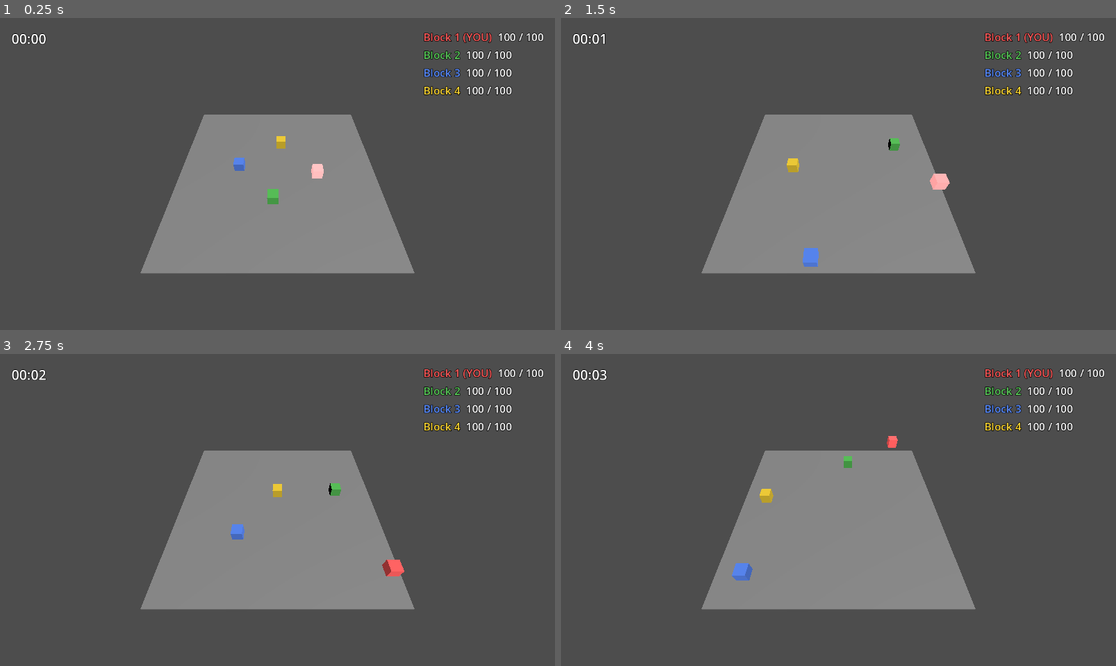
Above: before the commit, frames 1-4 (two rows, left to right).
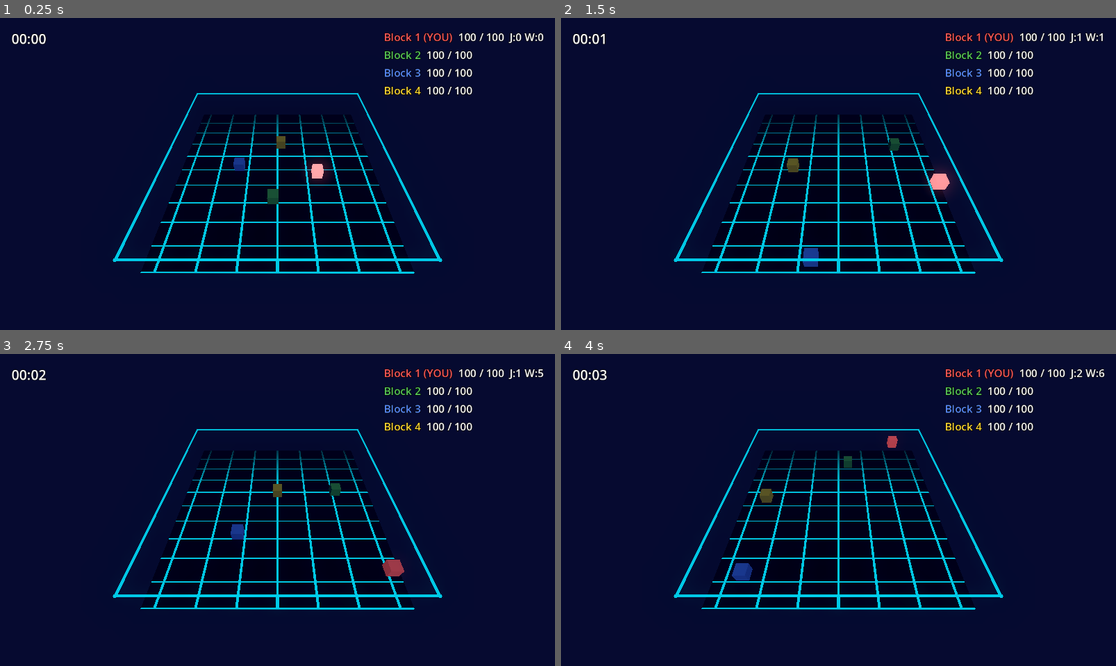
Above: after the commit, the same moments.

Repository: dsarno/save-system-godot-claude
Game: Godot game, scene res://game/game_main.tscn
Two runs of this game, one before a commit and one after it. Both use one fixed random seed, a clock stepped at 60 frames per second and the inputs below.
Inputs:
- Up to frame 1 (0.25 s): no input
- Up to frame 2 (1.5 s): hold D (move_right) 0.53-1.28 s; tap Space (jump) at 0.6, 0.77, 1.07, 1.35 s; hold S (move_back) from 1.28 s (still down)
- Up to frame 3 (2.75 s): tap Space (jump) at 1.52, 1.82, 2.1 s; release S (move_back) at 2.03 s; hold D (move_right) from 2.03 s (still down)
- Up to frame 4 (4 s): release D (move_right) at 2.78 s; hold W (move_forward) 2.78-3.53 s; tap Space (jump) at 2.85, 3.02, 3.32, 3.6, 3.77 s; hold A (move_left) from 3.53 s (still down)

The runs differ from the first frame. In frame 1, 100% of the frame differs, in the area x 0-100%, y 0-100%; in frame 2, 100%; in frame 3, 100%; in frame 4, 100%.

Commit message:
feat: Tron grid floor + jumps/walls stats + simplify pass
Tron background
- ShaderMaterial on the floor (game/tron_grid.gdshader): dark navy base
  with emissive cyan grid lines, distance fade toward edges
- Cyan neon rails along the top edge of each wall (wall_material.tres)
- WorldEnvironment with night preset, glow enabled, subtle cyan fog
- Dimmed directional light (0.25 energy, slightly blue) for moody vibe

Save-extensibility demo
- Block now tracks jumps and walls_bumped, persisted via save_data
- Old saves without these keys load with 0 defaults (schema-compat)
- HUD surfaces player-only "J:N W:M" on the player row
- Walls StaticBody3D joined the "wall" group so Block.body_entered
  can distinguish them from other blocks

Simplify (from /simplify review)
- Hoisted inner FakeSaveable to tests/fake_saveable.gd; 5 suites share
  it. DefaultingSaveable subclass kept in the schema-compat suite
  because its load_data semantics differ
- Renamed load_arg to loaded across tests for naming consistency
- Replaced 5 tests private pokes with new public
  SaveSystem.clear_registered() method
- SlotMenu rows wrapped in a ScrollContainer so tall slot lists
  scroll instead of clipping off the bottom of the panel

Co-Authored-By: Claude Opus 4.7 (1M context) <noreply@anthropic.com>

Diff:
--- a/game/arena.tscn
+++ b/game/arena.tscn
@@ -2,6 +2,8 @@
 
 [ext_resource type="Script" uid="uid://23fa1dl5m40e" path="res://game/arena.gd" id="1_lqfih"]
 [ext_resource type="PhysicsMaterial" uid="uid://b02vyclcmlsv4" path="res://game/slick.tres" id="2_l8ka0"]
+[ext_resource type="Material" uid="uid://dqq4x0ho1jgwq" path="res://game/floor_material.tres" id="3_tmngc"]
+[ext_resource type="Material" uid="uid://b38h3w4oc0o6w" path="res://game/wall_material.tres" id="4_y5byq"]
 
 [sub_resource type="BoxMesh" id="BoxMesh_l8ka0"]
 size = Vector3(20, 0.2, 20)
@@ -21,11 +23,35 @@
 [sub_resource type="BoxShape3D" id="BoxShape3D_pvdjw"]
 size = Vector3(0.5, 3, 20)
 
+[sub_resource type="Environment" id="Environment_3hi6g"]
+background_color = Color(0.015686275, 0.023529412, 0.101960786, 1)
+ambient_light_source = 3
+ambient_light_color = Color(0.16470589, 0.20784314, 0.4392157, 1)
+ambient_light_energy = 0.6
+glow_enabled = true
+glow_intensity = 1.0
+glow_strength = 1.4
+glow_bloom = 0.2
+glow_hdr_threshold = 0.9
+fog_enabled = true
+fog_light_color = Color(0.039215688, 0.050980393, 0.16470589, 1)
+fog_density = 0.015
+fog_height = 1.0
+fog_height_density = 0.05
+
+[sub_resource type="BoxMesh" id="BoxMesh_pvdjw"]
+size = Vector3(20.2, 0.12, 0.12)
+
+[sub_resource type="BoxMesh" id="BoxMesh_yql31"]
+size = Vector3(0.12, 0.12, 20.2)
+
 [node name="Arena" type="Node3D" unique_id=89295594]
 script = ExtResource("1_lqfih")
 
 [node name="Sun" type="DirectionalLight3D" parent="." unique_id=1956994223]
 transform = Transform3D(0.76604444, -0.52654076, 0.3686878, 0, 0.57357645, 0.81915206, -0.6427876, -0.62750685, 0.43938506, 0, 0, 0)
+light_color = Color(0.7764706, 0.8392157, 1, 1)
+light_energy = 0.25
 
 [node name="Camera" type="Camera3D" parent="." unique_id=1609244704]
 transform = Transform3D(1, 0, 0, 0, 0.64278764, 0.76604444, 0, -0.76604444, 0.64278764, 0, 16, 14)
@@ -36,12 +62,13 @@
 physics_material_override = ExtResource("2_l8ka0")
 
 [node name="Mesh" type="MeshInstance3D" parent="Floor" unique_id=400711950]
+material_override = ExtResource("3_tmngc")
 mesh = SubResource("BoxMesh_l8ka0")
 
 [node name="Collision" type="CollisionShape3D" parent="Floor" unique_id=1925154930]
 shape = SubResource("BoxShape3D_220v0")
 
-[node name="Walls" type="StaticBody3D" parent="." unique_id=1305204302]
+[node name="Walls" type="StaticBody3D" parent="." unique_id=1305204302 groups=["wall"]]
 
 [node name="North" type="CollisionShape3D" parent="Walls" unique_id=1464124533]
 transform = Transform3D(1, 0, 0, 0, 1, 0, 0, 0, 1, 0, 1.5, -10)
@@ -60,3 +87,28 @@
 shape = SubResource("BoxShape3D_pvdjw")
 
 [node name="Blocks" type="Node3D" parent="." unique_id=677281335]
+
+[node name="World" type="WorldEnvironment" parent="." unique_id=1782524638]
+environment = SubResource("Environment_3hi6g")
+
+[node name="Rails" type="Node3D" parent="." unique_id=1810937347]
+
+[node name="RailN" type="MeshInstance3D" parent="Rails" unique_id=1875351848]
+transform = Transform3D(1, 0, 0, 0, 1, 0, 0, 0, 1, 0, 3, -10)
+material_override = ExtResource("4_y5byq")
+mesh = SubResource("BoxMesh_pvdjw")
+
+[node name="RailS" type="MeshInstance3D" parent="Rails" unique_id=1592139816]
+transform = Transform3D(1, 0, 0, 0, 1, 0, 0, 0, 1, 0, 3, 10)
+material_override = ExtResource("4_y5byq")
+mesh = SubResource("BoxMesh_pvdjw")
+
+[node name="RailE" type="MeshInstance3D" parent="Rails" unique_id=1880650987]
+transform = Transform3D(1, 0, 0, 0, 1, 0, 0, 0, 1, 10, 3, 0)
+material_override = ExtResource("4_y5byq")
+mesh = SubResource("BoxMesh_yql31")
+
+[node name="RailW" type="MeshInstance3D" parent="Rails" unique_id=867833487]
+transform = Transform3D(1, 0, 0, 0, 1, 0, 0, 0, 1, -10, 3, 0)
+material_override = ExtResource("4_y5byq")
+mesh = SubResource("BoxMesh_yql31")
--- a/game/block.gd
+++ b/game/block.gd
@@ -18,6 +18,12 @@
 ## When true, this block is driven by player input (WASD + Space) instead of
 ## the wander AI. Saved so reloads restore which block the player controls.
 @export var is_player: bool = false
+
+## Gameplay stats — demonstrate the save-system's extensibility. Both
+## persist through save/load; old saves lacking these keys default to 0
+## via load_data's `.get(key, default)` pattern.
+var jumps: int = 0
+var walls_bumped: int = 0
 
 ## Minimum relative impact speed before damage applies. Below this the blocks
 ## just bump harmlessly.
@@ -94,6 +100,7 @@
 		apply_central_force(force)
 	if Input.is_action_just_pressed("jump") and _is_on_ground():
 		apply_central_impulse(Vector3(0, jump_impulse, 0))
+		jumps += 1
 
 
 ## Treat the block as grounded if its Y velocity is basically zero and it's
@@ -113,6 +120,9 @@
 
 func _on_body_entered(other: Node) -> void:
 	if not alive:
+		return
+	if other.is_in_group("wall"):
+		walls_bumped += 1
 		return
 	if not (other is Block):
 		return
@@ -184,6 +194,8 @@
 		"name": block_name,
 		"alive": alive,
 		"is_player": is_player,
+		"jumps": jumps,
+		"walls_bumped": walls_bumped,
 		"pos": [global_position.x, global_position.y, global_position.z],
 		"rot": [rotation.x, rotation.y, rotation.z],
 		"lv": [linear_velocity.x, linear_velocity.y, linear_velocity.z],
@@ -200,6 +212,8 @@
 	block_name = String(d.get("name", ""))
 	alive = bool(d.get("alive", true))
 	is_player = bool(d.get("is_player", false))
+	jumps = int(d.get("jumps", 0))
+	walls_bumped = int(d.get("walls_bumped", 0))
 
 	var p: Array = d.get("pos", [0.0, 0.5, 0.0])
 	var r: Array = d.get("rot", [0.0, 0.0, 0.0])
--- /dev/null
+++ b/game/floor_material.tres
@@ -0,0 +1,14 @@
+[gd_resource type="ShaderMaterial" format=3 uid="uid://dqq4x0ho1jgwq"]
+
+[ext_resource type="Shader" uid="uid://wsdneryqqn3s" path="res://game/tron_grid.gdshader" id="1_2urvh"]
+
+[resource]
+render_priority = 0
+shader = ExtResource("1_2urvh")
+shader_parameter/bg_color = Color(0.015, 0.02, 0.05, 1)
+shader_parameter/line_color = Color(0, 0.88, 1, 1)
+shader_parameter/cell_size = 1.0
+shader_parameter/line_thickness = 0.035
+shader_parameter/emission_strength = 2.2
+shader_parameter/fade_start = 6.0
+shader_parameter/fade_end = 12.0
--- a/game/hud.gd
+++ b/game/hud.gd
@@ -50,7 +50,12 @@
 			name_label.add_theme_color_override("font_color", b.block_color)
 		if hp_label != null:
 			if b.alive:
-				hp_label.text = "%d / %d" % [b.hp, b.max_hp]
+				var suffix := ""
+				if b.is_player:
+					# Surface player-only stats — demonstrates that the save
+					# system preserves arbitrary fields added to Block.
+					suffix = "  J:%d W:%d" % [b.jumps, b.walls_bumped]
+				hp_label.text = "%d / %d%s" % [b.hp, b.max_hp, suffix]
 			else:
 				hp_label.text = "DEAD"
 
--- a/game/slot_menu.gd
+++ b/game/slot_menu.gd
@@ -8,7 +8,7 @@
 
 const SLOT_IDS: Array[int] = [1, 2, 3, 4, 5]
 
-@onready var _rows: VBoxContainer = $Panel/Margin/VBox/Rows
+@onready var _rows: VBoxContainer = $Panel/Margin/VBox/RowsScroll/Rows
 @onready var _close_btn: Button = $Panel/Margin/VBox/Footer/CloseBtn
 @onready var _new_game_btn: Button = $Panel/Margin/VBox/Footer/NewGameBtn
 
--- a/game/slot_menu.tscn
+++ b/game/slot_menu.tscn
@@ -46,8 +46,14 @@
 text = "Save Slots"
 horizontal_alignment = 1
 
-[node name="Rows" type="VBoxContainer" parent="Panel/Margin/VBox" unique_id=1933195411]
+[node name="RowsScroll" type="ScrollContainer" parent="Panel/Margin/VBox" unique_id=282146076]
+custom_minimum_size = Vector2(0, 280)
 layout_mode = 2
+size_flags_vertical = 3
+
+[node name="Rows" type="VBoxContainer" parent="Panel/Margin/VBox/RowsScroll" unique_id=1933195411]
+layout_mode = 2
+size_flags_horizontal = 3
 size_flags_vertical = 3
 theme_override_constants/separation = 10
 
--- /dev/null
+++ b/game/tron_grid.gdshader
@@ -0,0 +1,29 @@
+// Tron-style grid floor shader. Renders a dark base with glowing
+// cyan lines on each unit boundary, plus emissive highlight on the
+// block directly under the camera so the floor reads "electric".
+shader_type spatial;
+render_mode unshaded, cull_back, depth_draw_opaque;
+
+uniform vec4 bg_color : source_color = vec4(0.015, 0.020, 0.050, 1.0);
+uniform vec4 line_color : source_color = vec4(0.0, 0.88, 1.0, 1.0);
+uniform float cell_size : hint_range(0.1, 10.0) = 1.0;
+uniform float line_thickness : hint_range(0.005, 0.25) = 0.035;
+uniform float emission_strength : hint_range(0.0, 8.0) = 2.2;
+uniform float fade_start : hint_range(0.0, 30.0) = 6.0;
+uniform float fade_end : hint_range(0.0, 30.0) = 12.0;
+
+void fragment() {
+	// World-space XZ sampled through UV (mesh is a 20x20 BoxMesh with
+	// default UVs that match world units along the top face).
+	vec2 coord = UV * 20.0 / cell_size;
+	vec2 cell = abs(fract(coord) - 0.5);
+	float line = step(0.5 - line_thickness, max(cell.x, cell.y));
+
+	// Distance-based fade so lines get gentler toward arena edges.
+	float dist_from_center = length(UV - vec2(0.5)) * 20.0;
+	float fade = 1.0 - smoothstep(fade_start, fade_end, dist_from_center);
+
+	vec3 col = mix(bg_color.rgb, line_color.rgb, line * fade);
+	ALBEDO = col;
+	EMISSION = line_color.rgb * line * fade * emission_strength;
+}
--- /dev/null
+++ b/game/wall_material.tres
@@ -0,0 +1,5 @@
+[gd_resource type="StandardMaterial3D" format=3 uid="uid://b38h3w4oc0o6w"]
+
+[resource]
+shading_mode = 0
+albedo_color = Color(0, 0.8784314, 1, 1)
--- a/save_system/save_system.gd
+++ b/save_system/save_system.gd
@@ -39,6 +39,12 @@
 
 func unregister(node: Object) -> void:
 	_registered.erase(node)
+
+
+## Clear every explicitly-registered saveable. Mostly useful for tests that
+## rebuild their fixture between cases without needing a full editor reload.
+func clear_registered() -> void:
+	_registered.clear()
 
 
 ## Save the current state of all saveables to the given slot.
--- /dev/null
+++ b/tests/fake_saveable.gd
@@ -0,0 +1,22 @@
+@tool
+class_name FakeSaveable
+extends Node
+
+## Shared test fake: a Node implementing the saveable contract with enough
+## instrumentation for assertions. Used by every save_system_* test suite.
+## Not intended as a production pattern — real saveables mix the contract
+## with their own logic.
+
+var save_id: String = "fake"
+var captured: Dictionary = {}
+var loaded: Dictionary = {}
+var load_count: int = 0
+
+
+func save_data() -> Dictionary:
+	return captured.duplicate(true)
+
+
+func load_data(d: Dictionary) -> void:
+	loaded = d
+	load_count += 1
--- a/tests/test_save_system_roundtrip.gd
+++ b/tests/test_save_system_roundtrip.gd
@@ -9,23 +9,6 @@
 const TEST_SLOT_2 := 902
 
 var _sys: Node
-
-
-## Minimal fake saveable used throughout the suite. Not a production pattern —
-## real saveables mix save_data with the node's own logic.
-class FakeSaveable:
-	extends Node
-	var save_id: String = "fake"
-	var captured: Dictionary = {}
-	var load_arg: Dictionary = {}
-	var load_count: int = 0
-
-	func save_data() -> Dictionary:
-		return captured.duplicate(true)
-
-	func load_data(d: Dictionary) -> void:
-		load_arg = d
-		load_count += 1
 
 
 func suite_name() -> String:
@@ -47,7 +30,7 @@
 func setup() -> void:
 	_sys.delete_slot(TEST_SLOT)
 	_sys.delete_slot(TEST_SLOT_2)
-	_sys._registered.clear()
+	_sys.clear_registered()
 
 
 func _mk(save_id: String, captured: Dictionary) -> FakeSaveable:
@@ -78,12 +61,12 @@
 	err = _sys.load_from_slot(TEST_SLOT)
 	assert_eq(err, OK)
 	assert_eq(fake.load_count, 1, "load_data should be called once")
-	assert_eq(fake.load_arg.hp, 42)
-	assert_eq(fake.load_arg.pos.x, 1.5)
-	assert_eq(fake.load_arg.pos.z, 3.5)
-	assert_eq(fake.load_arg.flags.size(), 3)
-	assert_eq(fake.load_arg.name, "hero")
-	assert_eq(fake.load_arg.rate, 0.75)
+	assert_eq(fake.loaded.hp, 42)
+	assert_eq(fake.loaded.pos.x, 1.5)
+	assert_eq(fake.loaded.pos.z, 3.5)
+	assert_eq(fake.loaded.flags.size(), 3)
+	assert_eq(fake.loaded.name, "hero")
+	assert_eq(fake.loaded.rate, 0.75)
 
 	fake.free()
 
@@ -101,10 +84,10 @@
 	b.captured = {}
 
 	assert_eq(_sys.load_from_slot(TEST_SLOT), OK)
-	assert_eq(a.load_arg.v, 1)
-	assert_eq(a.load_arg.label, "alpha")
-	assert_eq(b.load_arg.v, 2)
-	assert_eq(b.load_arg.label, "beta")
+	assert_eq(a.loaded.v, 1)
+	assert_eq(a.loaded.label, "alpha")
+	assert_eq(b.loaded.v, 2)
+	assert_eq(b.loaded.label, "beta")
 
 	a.free()
 	b.free()
@@ -136,7 +119,7 @@
 	assert_eq(_sys.save_to_slot(TEST_SLOT), OK, "save should skip the plain Node cleanly")
 	fake.captured = {}
 	assert_eq(_sys.load_from_slot(TEST_SLOT), OK)
-	assert_eq(fake.load_arg.ok, true)
+	assert_eq(fake.loaded.ok, true)
 
 	plain.free()
 	fake.free()
@@ -150,6 +133,6 @@
 	assert_eq(_sys.save_to_slot(TEST_SLOT), OK)
 	noid.captured = {}
 	assert_eq(_sys.load_from_slot(TEST_SLOT), OK)
-	assert_eq(noid.load_arg.tag, "no_id", "empty save_id should still roundtrip via fallback id")
+	assert_eq(noid.loaded.tag, "no_id", "empty save_id should still roundtrip via fallback id")
 
 	noid.free()
--- a/tests/test_save_system_schema_compat.gd
+++ b/tests/test_save_system_schema_compat.gd
@@ -11,22 +11,18 @@
 var _sys: Node
 
 
-class FakeSaveable:
-	extends Node
-	var save_id: String = "schema_fake"
-	var captured: Dictionary = {}
-	var loaded: Dictionary = {}
-
-	func save_data() -> Dictionary:
-		return captured.duplicate(true)
+## Subclass of FakeSaveable that uses .get(…, default) to demonstrate the
+## backward-compat contract (old saves load with defaults for missing keys).
+class DefaultingSaveable:
+	extends FakeSaveable
 
 	func load_data(d: Dictionary) -> void:
-		# Use .get with defaults — documents the contract.
 		loaded = {
 			"hp": d.get("hp", 100),
 			"name": d.get("name", "default_name"),
 			"new_field": d.get("new_field", "default_new"),
 		}
+		load_count += 1
 
 
 func suite_name() -> String:
@@ -46,14 +42,15 @@
 
 func setup() -> void:
 	_sys.delete_slot(SLOT)
-	_sys._registered.clear()
+	_sys.clear_registered()
 
 
 # ----- missing keys get defaults -----
 
 func test_missing_key_yields_default() -> void:
 	# Simulate an "old" save that doesn't include `new_field`.
-	var fake := FakeSaveable.new()
+	var fake := DefaultingSaveable.new()
+	fake.save_id = "schema_fake"
 	fake.captured = {"hp": 42, "name": "hero"}
 	_sys.register(fake)
 	_sys.save_to_slot(SLOT)
@@ -83,7 +80,8 @@
 	}
 	SaveAtomicWrite.write_encrypted_json(path, payload, SaveConfig.ENCRYPTION_PASSWORD)
 
-	var fake := FakeSaveable.new()
+	var fake := DefaultingSaveable.new()
+	fake.save_id = "schema_fake"
 	fake.loaded = {"hp": 999}
 	_sys.register(fake)
 
@@ -108,17 +106,17 @@
 func test_saveable_not_in_save_is_untouched() -> void:
 	# Save with one saveable; load with two registered. The second should not
 	# receive load_data (it wasn't in the save).
-	var a := FakeSaveable.new()
+	var a := DefaultingSaveable.new()
 	a.save_id = "present"
 	a.captured = {"hp": 7}
 	_sys.register(a)
 	_sys.save_to_slot(SLOT)
-	_sys._registered.clear()
+	_sys.clear_registered()
 
-	var a2 := FakeSaveable.new()
+	var a2 := DefaultingSaveable.new()
 	a2.save_id = "present"
 	a2.loaded = {"hp": 0, "name": "before", "new_field": "before"}
-	var b := FakeSaveable.new()
+	var b := DefaultingSaveable.new()
 	b.save_id = "absent"
 	b.loaded = {"hp": 0, "name": "before_b", "new_field": "before_b"}
 	_sys.register(a2)
--- a/tests/test_save_system_security.gd
+++ b/tests/test_save_system_security.gd
@@ -11,17 +11,14 @@
 var _sys: Node
 
 
-class FakeSaveable:
-	extends Node
-	var save_id: String = "sec_fake"
-	var captured: Dictionary = {"hp": 42, "secret": "you_should_not_read_me"}
-	var loaded: Dictionary = {}
+const SECRET_MARKER := "you_should_not_read_me"
 
-	func save_data() -> Dictionary:
-		return captured.duplicate(true)
 
-	func load_data(d: Dictionary) -> void:
-		loaded = d
+func _new_secret_fake() -> FakeSaveable:
+	var f := FakeSaveable.new()
+	f.save_id = "sec_fake"
+	f.captured = {"hp": 42, "secret": SECRET_MARKER}
+	return f
 
 
 func suite_name() -> String:
@@ -41,7 +38,7 @@
 
 func setup() -> void:
 	_sys.delete_slot(SLOT)
-	_sys._registered.clear()
+	_sys.clear_registered()
 
 
 func _save_path() -> String:
@@ -51,21 +48,20 @@
 # ----- file contents are not plain text -----
 
 func test_save_file_is_not_plain_text_json() -> void:
-	var fake := FakeSaveable.new()
+	var fake := _new_secret_fake()
 	_sys.register(fake)
 	_sys.save_to_slot(SLOT)
 
-	# Read raw bytes (bypassing decryption) and confirm we can't parse the
-	# secret back. An unencrypted file would show "you_should_not_read_me".
+	# Read raw bytes (bypassing decryption) and confirm the marker doesn't leak.
+	# An unencrypted file would show SECRET_MARKER.
 	var f := FileAccess.open(_save_path(), FileAccess.READ)
 	assert_true(f != null, "should be able to open for reading")
 	var raw := f.get_as_text()
 	f.close()
-	assert_false(raw.contains("you_should_not_read_me"),
+	assert_false(raw.contains(SECRET_MARKER),
 		"plaintext secret must not appear in encrypted save bytes")
 	assert_false(raw.contains("\"hp\""), "JSON structure must not appear plainly")
 
-	# And JSON.parse_string on the raw bytes fails or yields non-dict.
 	var parsed: Variant = JSON.parse_string(raw)
 	assert_true(parsed == null or not (parsed is Dictionary),
 		"raw save bytes must not parse as JSON dict")
@@ -75,11 +71,10 @@
 # ----- wrong password fails cleanly -----
 
 func test_wrong_password_load_fails() -> void:
-	var fake := FakeSaveable.new()
+	var fake := _new_secret_fake()
 	_sys.register(fake)
 	_sys.save_to_slot(SLOT)
 
-	# Decrypt with wrong password through the helper directly.
 	var out: Variant = SaveAtomicWrite.read_encrypted_json(_save_path(), "wrong-password")
 	assert_true(out == null, "wrong password should yield null, not a partial dict")
 	fake.free()
@@ -97,7 +92,7 @@
 	var cb := func(_slot, reason): fail_reason[0] = reason
 	_sys.load_failed.connect(cb)
 
-	var fake := FakeSaveable.new()
+	var fake := _new_secret_fake()
 	fake.loaded = {"hp": 999}
 	_sys.register(fake)
 
--- a/tests/test_save_system_signals.gd
+++ b/tests/test_save_system_signals.gd
@@ -10,12 +10,11 @@
 var _sys: Node
 
 
-class FakeSaveable:
-	extends Node
-	var save_id: String = "signal_fake"
-	var captured: Dictionary = {"v": 1}
-	func save_data() -> Dictionary: return captured.duplicate(true)
-	func load_data(_d: Dictionary) -> void: pass
+func _new_fake() -> FakeSaveable:
+	var f := FakeSaveable.new()
+	f.save_id = "signal_fake"
+	f.captured = {"v": 1}
+	return f
 
 
 func suite_name() -> String:
@@ -37,7 +36,7 @@
 func setup() -> void:
 	_sys.delete_slot(SLOT)
 	_sys.delete_slot(MISSING_SLOT)
-	_sys._registered.clear()
+	_sys.clear_registered()
 
 
 # ----- saved -----
--- a/tests/test_save_system_slots.gd
+++ b/tests/test_save_system_slots.gd
@@ -9,19 +9,6 @@
 const S3 := 913
 
 var _sys: Node
-
-
-class FakeSaveable:
-	extends Node
-	var save_id: String = "slot_fake"
-	var captured: Dictionary = {}
-	var load_arg: Dictionary = {}
-
-	func save_data() -> Dictionary:
-		return captured.duplicate(true)
-
-	func load_data(d: Dictionary) -> void:
-		load_arg = d
 
 
 func suite_name() -> String:
@@ -41,7 +28,7 @@
 
 func setup() -> void:
 	_wipe_all()
-	_sys._registered.clear()
+	_sys.clear_registered()
 	_sys.last_used_slot = 1
 
 
@@ -162,7 +149,7 @@
 	_sys.quick_save()
 	fake.captured = {}
 	_sys.quick_load()
-	assert_eq(fake.load_arg.v, 20, "quick_load should pull from last-used slot")
+	assert_eq(fake.loaded.v, 20, "quick_load should pull from last-used slot")
 	fake.free()
 
 
Not shown, added: game/tron_grid.gdshader.uid
Not shown, added: tests/fake_saveable.gd.uid
